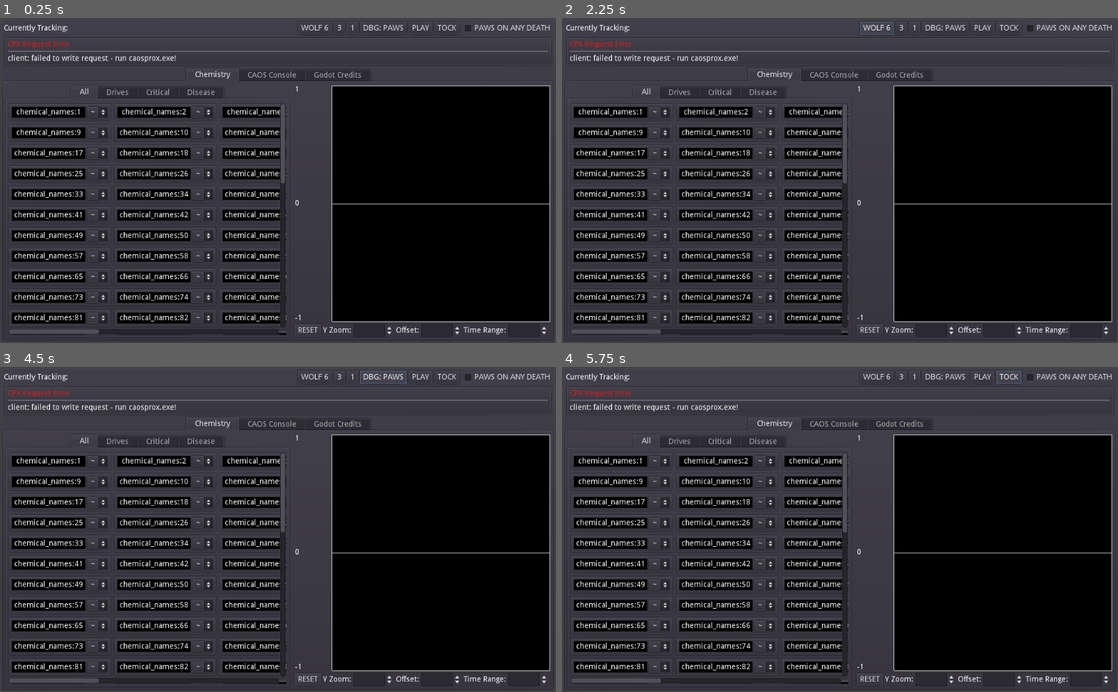
Above: before the commit, frames 1-4 (two rows, left to right).
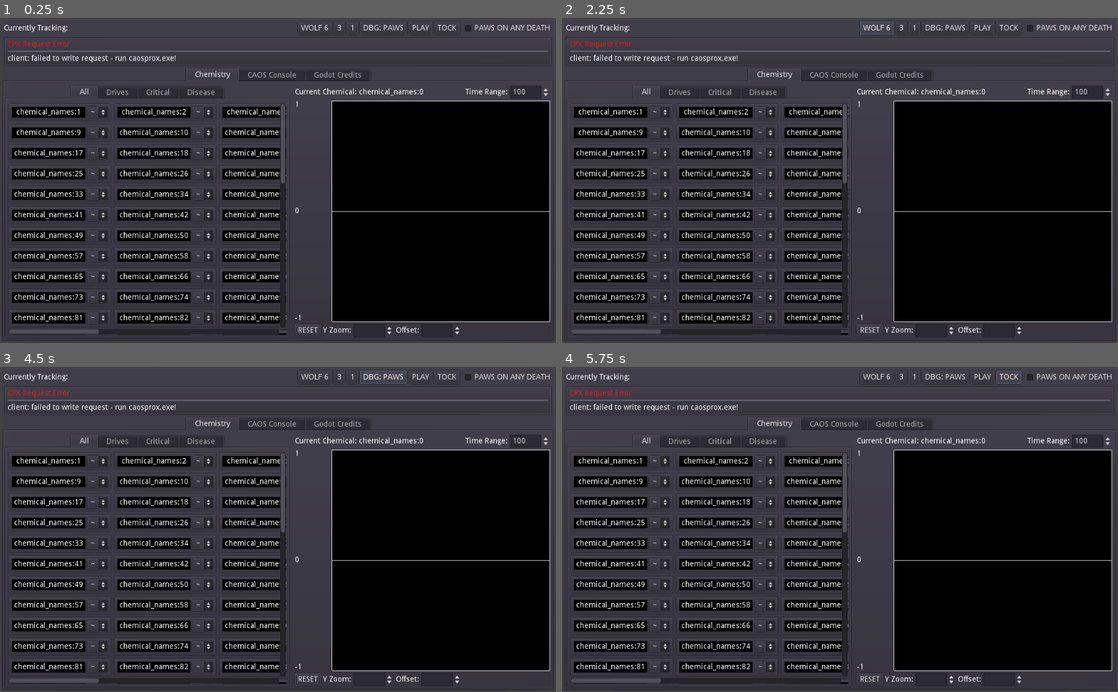
Above: after the commit, the same moments.

Repository: 20kdc/c3ds-projects
Game: Godot game, scene res://entry.tscn
Two runs of this game, one before a commit and one after it. Both use one fixed random seed, a clock stepped at 60 frames per second and the inputs below.
Inputs:
- Up to frame 1 (0.25 s): no input
- Up to frame 2 (2.25 s): click "PLAY" at 0.5 s; click "PLAY" at 1.25 s; click "WOLF 6" at 2 s
- Up to frame 3 (4.5 s): click "3" at 2.75 s; click "1" at 3.5 s; click "DBG: PAWS" at 4.25 s
- Up to frame 4 (5.75 s): click "TOCK" at 5 s

The runs differ from the first frame. In frame 1, 2.3% of the frame differs, in the area x 53-99%, y 20-99%; in frame 2, 2.3%; in frame 3, 2.3%; in frame 4, 2.3%.

Commit message:
CMGD: Many-channel history tracking

Diff:
--- /dev/null
+++ b/creature-monitor-gd/chemistry/chem_time_range_box.gd
@@ -0,0 +1,12 @@
+extends SpinBox
+
+func _ready():
+	ChemicalTracker.connect("time_range_updated", self, "_tru")
+	_tru()
+	connect("value_changed", self, "_vc")
+
+func _tru():
+	value = ChemicalTracker.history_time_range
+
+func _vc(r: float):
+	ChemicalTracker.history_time_range = r
--- a/creature-monitor-gd/chemistry/chemistry.gd
+++ b/creature-monitor-gd/chemistry/chemistry.gd
@@ -4,9 +4,7 @@
 var tracking_chemical: int = 0
 
 func _ready():
-	gw.clear_points()
 	ChemicalTracker.connect("chemistry_graph_should_show", self, "_cgss")
-	ChemicalTracker.connect("snapshot_updated", self, "_snapshot")
 	for v in range(255):
 		var chem = preload("chemical.tscn").instance()
 		chem.chemical_id = v + 1
@@ -17,9 +15,6 @@
 		$gv/CPXErrorBox.update_from(ChemicalTracker.last_request)
 
 func _cgss(chemical_id: int):
-	gw.clear_points()
 	tracking_chemical = chemical_id
-
-func _snapshot():
-	if tracking_chemical != 0:
-		gw.add_point(ChemicalTracker.snapshot.time, ChemicalTracker.snapshot.chemicals[tracking_chemical])
+	$gv/HBoxContainer/CatalogueLabel.offset = chemical_id
+	gw.drawing_area.graph_line = ChemicalTracker.chemical_history(chemical_id)
--- a/creature-monitor-gd/chemistry/chemistry.tscn
+++ b/creature-monitor-gd/chemistry/chemistry.tscn
@@ -6,6 +6,8 @@
 [ext_resource path="res://chemistry/drives.tscn" type="PackedScene" id=4]
 [ext_resource path="res://chemistry/lifecritical.tscn" type="PackedScene" id=5]
 [ext_resource path="res://chemistry/disease.tscn" type="PackedScene" id=6]
+[ext_resource path="res://lib/catalogue_label.gd" type="Script" id=7]
+[ext_resource path="res://chemistry/chem_time_range_box.gd" type="Script" id=8]
 
 [node name="Chemistry" type="HSplitContainer"]
 anchor_right = 1.0
@@ -55,9 +57,45 @@
 margin_right = 512.0
 margin_bottom = 582.0
 
+[node name="HBoxContainer" type="HBoxContainer" parent="gv"]
+margin_right = 504.0
+margin_bottom = 24.0
+
+[node name="Label" type="Label" parent="gv/HBoxContainer"]
+margin_top = 5.0
+margin_right = 114.0
+margin_bottom = 19.0
+text = "Current Chemical:"
+
+[node name="CatalogueLabel" type="Label" parent="gv/HBoxContainer"]
+margin_left = 118.0
+margin_top = 5.0
+margin_right = 344.0
+margin_bottom = 19.0
+size_flags_horizontal = 3
+script = ExtResource( 7 )
+tag = "chemical_names"
+
+[node name="Label2" type="Label" parent="gv/HBoxContainer"]
+margin_left = 348.0
+margin_top = 5.0
+margin_right = 426.0
+margin_bottom = 19.0
+text = "Time Range:"
+
+[node name="SpinBox" type="SpinBox" parent="gv/HBoxContainer"]
+margin_left = 430.0
+margin_right = 504.0
+margin_bottom = 24.0
+min_value = 1.0
+value = 1.0
+allow_greater = true
+script = ExtResource( 8 )
+
 [node name="Control" parent="gv" instance=ExtResource( 3 )]
 anchor_right = 0.0
 anchor_bottom = 0.0
+margin_top = 28.0
 margin_right = 504.0
 margin_bottom = 600.0
 size_flags_horizontal = 3
--- a/creature-monitor-gd/daemons/chemical_tracker.gd
+++ b/creature-monitor-gd/daemons/chemical_tracker.gd
@@ -12,22 +12,57 @@
 
 var snapshot: ChemicalSnapshot
 var dispositions: PoolIntArray
-var disposition_moniker: String = ""
+var history: Array
+var _last_moniker: String = ""
+var chemical_range: Array
+var history_time_range: float = 100 setget set_history_time_range
 
 signal snapshot_updated()
 signal dispositions_updated()
+signal time_range_updated()
 
 # just for routing, emitted from chemical.gd
+# warning-ignore:unused_signal
 signal chemistry_graph_should_show(chemical_id)
 
 func _init():
 	snapshot = ChemicalSnapshot.new()
 	dispositions.resize(256)
 	dispositions.fill(DISPOSITION.IGNORE)
+	history = []
+	chemical_range = range(256)
+	for _i in chemical_range:
+		var cgl = CMGraphLine.new()
+		cgl.time_range = history_time_range
+		history.push_back(cgl)
+
+func set_history_time_range(f: float):
+	history_time_range = f
+	for v in history:
+		v.time_range = history_time_range
+	emit_signal("time_range_updated")
+
+func _ready():
+	TargetCreature.connect("target_creature_changed", self, "_target_creature_changed")
+
+func chemical_history(id: int) -> CMGraphLine:
+	return history[id]
+
+func _target_creature_changed():
+	# debounce name changes
+	if TargetCreature.moniker != _last_moniker:
+		# clear chemical dispositions if user changed target creature
+		# to prevent "accidents"
+		dispositions.fill(DISPOSITION.IGNORE)
+		_last_moniker = TargetCreature.moniker
+		emit_signal("dispositions_updated")
+		for v in history:
+			var gl: CMGraphLine = v
+			gl.clear()
 
 func set_disposition(chemical_id: int, val: int):
 	dispositions[chemical_id] = val
-	disposition_moniker = TargetCreature.moniker
+	_last_moniker = TargetCreature.moniker
 	emit_signal("dispositions_updated")
 
 func _process(delta):
@@ -39,6 +74,9 @@
 			last_request = req
 			if req.result_code == 0:
 				snapshot.import(req)
+				for i in chemical_range:
+					var gl: CMGraphLine = history[i]
+					gl.add(snapshot.time, snapshot.chemicals[i])
 				emit_signal("snapshot_updated")
 			req = null
 		else:
@@ -48,12 +86,6 @@
 	if time > 0.05:
 		time = 0
 		var mon = TargetCreature.moniker
-		if mon != disposition_moniker:
-			# clear chemical dispositions if user changed target creature
-			# to prevent "accidents"
-			dispositions.fill(DISPOSITION.IGNORE)
-			disposition_moniker = mon
-			emit_signal("dispositions_updated")
 		if mon != "":
 			var code = ChemicalSnapshot.snapshot_caos(mon)
 			var chem_idx = 0
--- a/creature-monitor-gd/daemons/target_creature.gd
+++ b/creature-monitor-gd/daemons/target_creature.gd
@@ -2,6 +2,7 @@
 
 signal target_creature_changed()
 # sent from creature_list if it notices a creature is dead
+# warning-ignore:unused_signal
 signal creature_dead_notify(moniker)
 
 var moniker = ""
--- a/creature-monitor-gd/lib/graph/graph.tscn
+++ b/creature-monitor-gd/lib/graph/graph.tscn
@@ -101,26 +101,6 @@
 allow_greater = true
 allow_lesser = true
 
-[node name="HBoxContainer3" type="HBoxContainer" parent="HBoxContainer"]
-margin_left = 311.0
-margin_right = 467.0
-margin_bottom = 24.0
-
-[node name="Label2" type="Label" parent="HBoxContainer/HBoxContainer3"]
-margin_top = 5.0
-margin_right = 78.0
-margin_bottom = 19.0
-text = "Time Range:"
-
-[node name="time_range" type="SpinBox" parent="HBoxContainer/HBoxContainer3"]
-margin_left = 82.0
-margin_right = 156.0
-margin_bottom = 24.0
-min_value = 1.0
-value = 100.0
-allow_greater = true
-
 [connection signal="pressed" from="HBoxContainer/Button" to="." method="_on_Button_pressed"]
 [connection signal="value_changed" from="HBoxContainer/HBoxContainer/y_zoom" to="." method="_on_y_zoom_value_changed"]
 [connection signal="value_changed" from="HBoxContainer/HBoxContainer2/y_offset" to="." method="_on_y_offset_value_changed"]
-[connection signal="value_changed" from="HBoxContainer/HBoxContainer3/time_range" to="." method="_on_time_range_value_changed"]
--- a/creature-monitor-gd/lib/graph/graph_line.gd
+++ b/creature-monitor-gd/lib/graph/graph_line.gd
@@ -1,8 +1,10 @@
-class_name GraphLine
+class_name CMGraphLine
 extends Reference
 
 var _data_points
 signal updated()
+
+var time_range = 100 setget set_time_range
 
 func _init():
 	_data_points = []
@@ -18,6 +20,7 @@
 		if ldp.x >= time:
 			return
 	_data_points.push_back(Vector2(time, value))
+	_crop_to()
 	emit_signal("updated")
 
 func point(idx: int) -> Vector2:
@@ -29,7 +32,7 @@
 func latest() -> Vector2:
 	return _data_points[len(_data_points) - 1]
 
-func crop_to(time_range: float):
+func _crop_to():
 	# clean older points
 	while len(_data_points) > 2:
 		var l: Vector2 = latest()
@@ -38,6 +41,10 @@
 			_data_points.pop_front()
 		else:
 			break
+
+func set_time_range(f: float):
+	time_range = f
+	_crop_to()
 	emit_signal("updated")
 
 func array() -> Array:
--- a/creature-monitor-gd/lib/graph/graph_viewport.gd
+++ b/creature-monitor-gd/lib/graph/graph_viewport.gd
@@ -1,31 +1,32 @@
 class_name GraphViewport
 extends Control
 
-var _data_points: GraphLine
+var graph_line: CMGraphLine setget set_graph_line
 
-export var time_range: float = 100 setget set_time_range
 export var y_top: float = 1 setget set_y_top
 export var y_bottom: float = -1 setget set_y_bottom
 
 func _init():
-	_data_points = GraphLine.new()
+	graph_line = CMGraphLine.new()
+	graph_line.connect("updated", self, "update")
 
-func clear_points():
-	_data_points.clear()
-	update()
-
-func add_point(time: float, value: float):
-	_data_points.add(time, value)
-	_data_points.crop_to(time_range)
+func set_graph_line(gl: CMGraphLine):
+	if graph_line != null:
+		graph_line.disconnect("updated", self, "update")
+	graph_line = gl
+	graph_line.connect("updated", self, "update")
 	update()
 
 func _get_dp_transform():
+	if graph_line == null:
+		return Transform2D.IDENTITY
 	var rs = rect_size
-	var latest_point: Vector2 = _data_points.latest()
+	var latest_point: Vector2 = graph_line.latest()
 	# print(latest_point)
 	var sc = y_bottom - y_top
-	var p_ofs = Vector2(time_range - latest_point.x, -y_top)
-	var p_mul = Vector2(rs.x / time_range, rs.y / sc)
+	var tr = graph_line.time_range
+	var p_ofs = Vector2(tr - latest_point.x, -y_top)
+	var p_mul = Vector2(rs.x / tr, rs.y / sc)
 	return Transform2D.IDENTITY.scaled(p_mul).translated(p_ofs)
 
 func _draw():
@@ -34,12 +35,12 @@
 	draw_rect(main_rect, Color.black, true)
 	draw_line(Vector2(0, rs.y / 2), Vector2(rs.x, rs.y / 2), Color.white)
 
-	if _data_points.points() > 0:
+	if graph_line != null and graph_line.points() > 0:
 		var dp = _get_dp_transform()
 
 		var has_last_point = false
 		var last_point: Vector2 = Vector2.ZERO
-		for v in _data_points.array():
+		for v in graph_line.array():
 			var this_point: Vector2 = v
 			var this_point_xf = dp.xform(this_point)
 			draw_line(Vector2(this_point_xf.x, 0), Vector2(this_point_xf.x, rs.y), Color(0.125, 0.125, 0.125))
@@ -51,10 +52,6 @@
 	# draw line overlay
 	draw_rect(main_rect, Color.white, false)
 
-func set_time_range(value):
-	time_range = value
-	update()
-
 func set_y_top(value):
 	y_top = value
 	update()
--- a/creature-monitor-gd/lib/graph/graph_widget.gd
+++ b/creature-monitor-gd/lib/graph/graph_widget.gd
@@ -4,25 +4,12 @@
 onready var drawing_area: GraphViewport = $hb/DrawingArea
 onready var y_zoom = find_node("y_zoom")
 onready var y_offset = find_node("y_offset")
-onready var time_range = find_node("time_range")
 onready var lb_top = find_node("lb_top")
 onready var lb_mid = find_node("lb_mid")
 onready var lb_bot = find_node("lb_bot")
 
 func _ready():
-	drawing_area.clear_points()
-	drawing_area.add_point(200, 0)
-	drawing_area.add_point(225, 1)
-	drawing_area.add_point(240, -1)
-	drawing_area.add_point(250, 0)
-	drawing_area.add_point(300, -1)
 	_forward_settings_to_drawing_area()
-
-func clear_points():
-	drawing_area.clear_points()
-
-func add_point(time: float, value: float):
-	drawing_area.add_point(time, value)
 
 func _forward_settings_to_drawing_area():
 	var y_half = pow(2.0, y_zoom.value)
@@ -30,23 +17,18 @@
 	var yb = y_offset.value - y_half
 	drawing_area.y_top = yt
 	drawing_area.y_bottom = yb
-	drawing_area.time_range = time_range.value
 	y_offset.step = y_half / 4.0
 	lb_top.text = str(yt)
 	lb_mid.text = str((yt + yb) / 2)
 	lb_bot.text = str(yb)
 
-func _on_y_offset_value_changed(value):
+func _on_y_offset_value_changed(_value):
 	_forward_settings_to_drawing_area()
 
-func _on_y_zoom_value_changed(value):
-	_forward_settings_to_drawing_area()
-
-func _on_time_range_value_changed(value):
+func _on_y_zoom_value_changed(_value):
 	_forward_settings_to_drawing_area()
 
 func _on_Button_pressed():
-	time_range.value = 100
 	y_offset.value = 0
 	y_zoom.value = 0
 	_forward_settings_to_drawing_area()
--- a/creature-monitor-gd/project.godot
+++ b/creature-monitor-gd/project.godot
@@ -9,6 +9,11 @@
 config_version=4
 
 _global_script_classes=[ {
+"base": "Reference",
+"class": "CMGraphLine",
+"language": "GDScript",
+"path": "res://lib/graph/graph_line.gd"
+}, {
 "base": "PanelContainer",
 "class": "CPXErrorBox",
 "language": "GDScript",
@@ -29,11 +34,6 @@
 "language": "GDScript",
 "path": "res://lib/chemical_snapshot.gd"
 }, {
-"base": "Reference",
-"class": "GraphLine",
-"language": "GDScript",
-"path": "res://lib/graph/graph_line.gd"
-}, {
 "base": "Control",
 "class": "GraphViewport",
 "language": "GDScript",
@@ -50,11 +50,11 @@
 "path": "res://lib/visibility_update_timer.gd"
 } ]
 _global_script_class_icons={
+"CMGraphLine": "",
 "CPXErrorBox": "",
 "CPXRequest": "",
 "CatalogueLabel": "",
 "ChemicalSnapshot": "",
-"GraphLine": "",
 "GraphViewport": "",
 "GraphWidget": "",
 "VisibilityUpdateTimer": ""
Not shown: 1 places in creature-monitor-gd/chemistry/chemistry.tscn that only renumber resources
